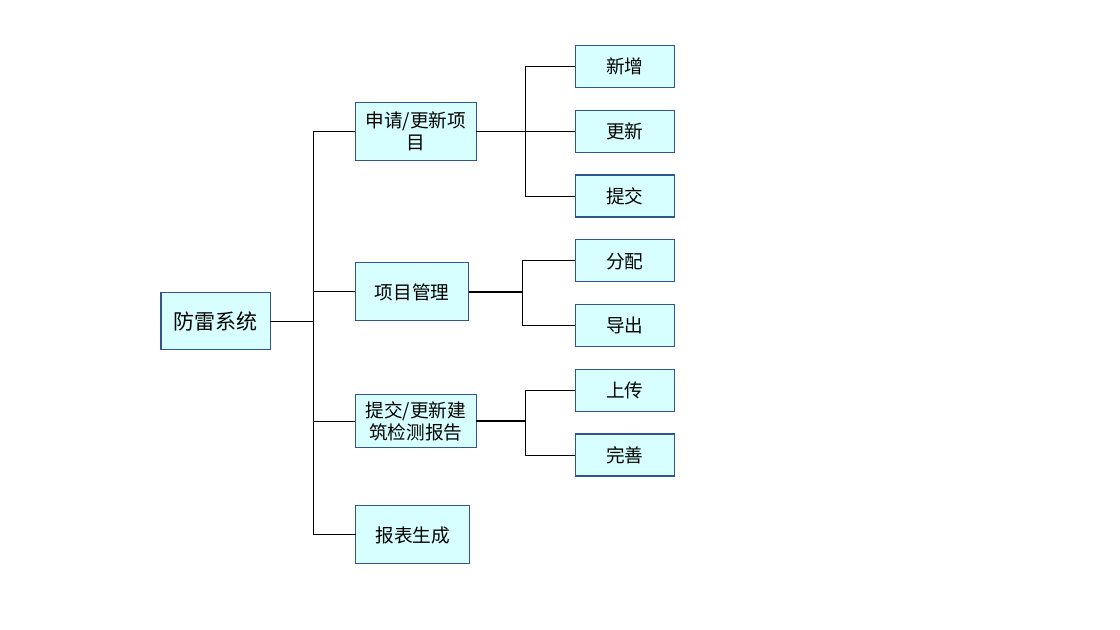
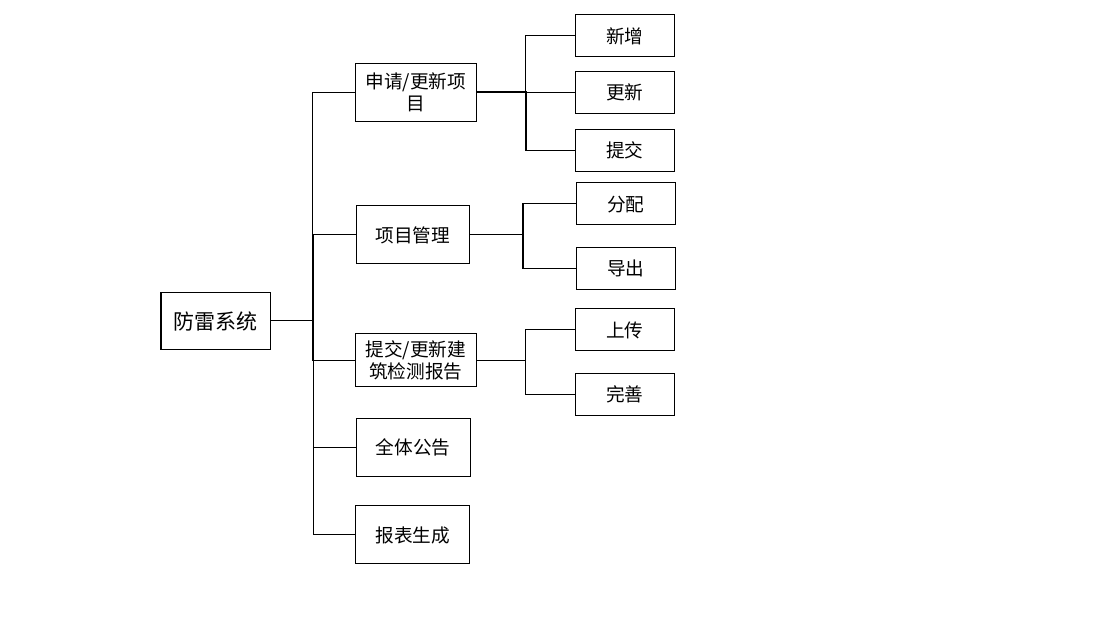
Before and after one commit to CChars/CharsCode_for_graduation, a slide deck: slide 2 of 论文/各种图.pptx. Drawn at 1120x630 pixels with LibreOffice and Linux fonts; fonts in the diff are those of the drawing. Boxes give left, top, right and bottom in pixels: in the first picture for what was removed or moved away, otherwise in the second. Text is boxed around its words. In the diff, an @@ line names an element or a change of style, - is before the commit and + after.

```diff
--- a/论文/各种图.pptx
+++ b/论文/各种图.pptx
@@ rectangle "新增": place and size @@
-rectangle "新增" at <box>576,45,675,87</box>
+rectangle "新增" at <box>576,15,675,57</box>
@@ elbow line moved from (476, 131) - (576, 66) to (476, 92) - (576, 36) @@
@@ elbow line (476, 92) - (576, 36): stroke #000000 0.5 pt to #000000 1 pt @@
@@ elbow line moved from (271, 321) - (355, 131) to (271, 321) - (355, 92) @@
@@ elbow line (271, 321) - (355, 92): stroke #000000 0.5 pt to #000000 1 pt @@
@@ 2 rectangles, 1 line: place and size @@
-2 rectangles, 1 line at <box>355,103,675,160</box>
+2 rectangles, 1 line at <box>355,63,675,121</box>
@@ line (476, 92) - (576, 92): stroke #000000 0.5 pt to #000000 1 pt @@
@@ elbow line moved from (476, 131) - (576, 196) to (476, 92) - (576, 150) @@
@@ elbow line (476, 92) - (576, 150): stroke #000000 0.5 pt to #000000 1.5 pt @@
@@ rectangle "提交": place and size @@
-rectangle "提交" at <box>576,175,675,217</box>
+rectangle "提交" at <box>576,129,675,171</box>
@@ elbow line (470, 235) - (576, 204): stroke #000000 0.5 pt to #000000 1 pt @@
@@ elbow line moved from (271, 321) - (355, 292) to (271, 321) - (356, 235) @@
@@ elbow line (271, 321) - (356, 235): stroke #000000 0.5 pt to #000000 1 pt @@
@@ 3 rectangles, 2 elbow lines: place and size @@
-3 rectangles, 2 elbow lines at <box>355,239,675,347</box>
+3 rectangles, 2 elbow lines at <box>356,183,676,290</box>
@@ elbow line (470, 235) - (576, 269): stroke #000000 0.5 pt to #000000 1 pt @@
@@ elbow line (271, 321) - (356, 534): stroke #000000 0.5 pt to #000000 1 pt @@
@@ elbow line moved from (271, 321) - (355, 421) to (271, 321) - (355, 360) @@
@@ elbow line (271, 321) - (355, 360): stroke #000000 0.5 pt to #000000 1 pt @@
@@ 3 rectangles, 2 elbow lines: place and size @@
-3 rectangles, 2 elbow lines at <box>355,370,675,476</box>
+3 rectangles, 2 elbow lines at <box>355,308,675,416</box>
@@ elbow line (476, 360) - (576, 329): stroke #000000 0.5 pt to #000000 1 pt @@
@@ fill #D8FFFF to none; outline #325491 1 pt to #000000 1 pt in 6 elements at <box>161,292,271,350</box>, <box>356,506,471,564</box>, <box>576,15,675,57</box>, <box>576,71,675,113</box>, <box>355,334,476,387</box>, <box>576,308,675,350</box> @@
@@ elbow line (476, 360) - (576, 395): stroke #000000 0.5 pt to #000000 1 pt @@
@@ fill #D8FFFF to #FFFFFF; outline #325491 1 pt to #000000 1 pt in 6 elements at <box>355,63,476,121</box>, <box>576,129,675,171</box>, <box>576,183,676,225</box>, <box>356,206,470,264</box>, <box>576,248,676,290</box>, <box>576,374,675,416</box> @@
@@ rectangle added at <box>356,418,471,476</box>, outline #000000 1 pt, 16 pt, text #000000 @@
+全体公告
@@ line added from (313, 448) to (356, 448), #000000 1 pt @@
```
Also in this commit, not shown: 3 other slides changed, 5 other files.
